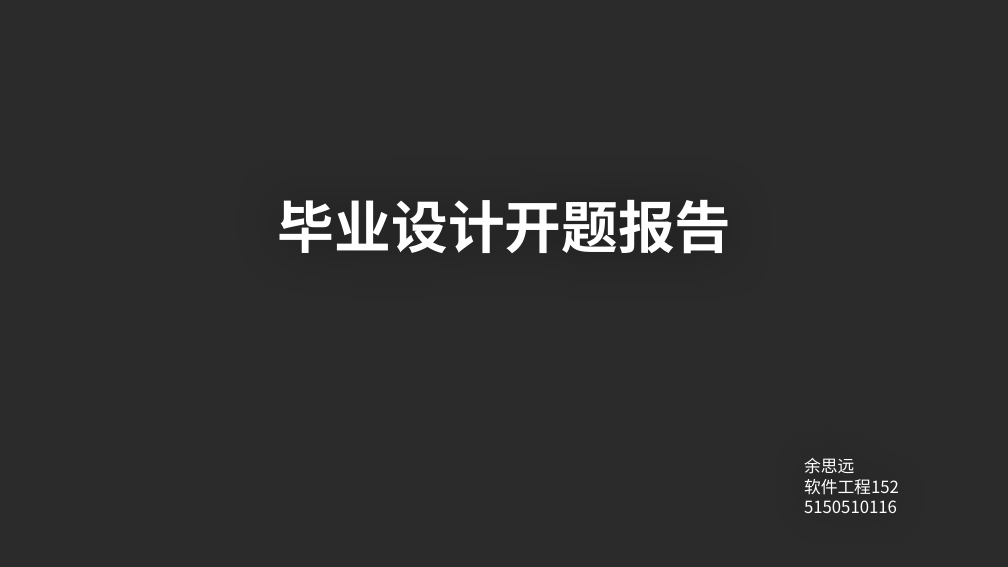
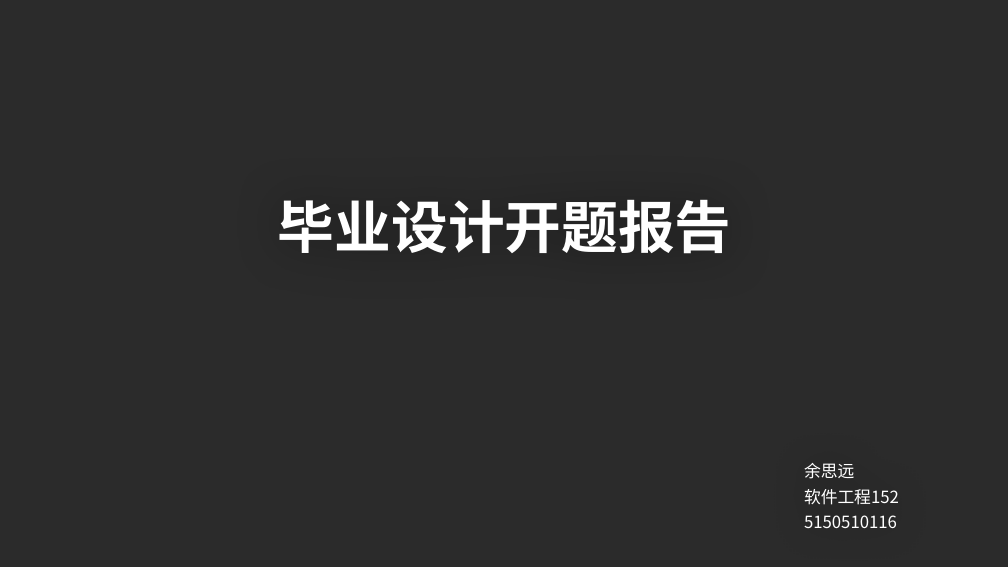
Before and after one commit to Adonis9703/learn-doc, a slide deck: slide 1 of 答辩/开题答辩.pptx. Drawn at 1008x567 pixels with LibreOffice and Linux fonts; fonts in the diff are those of the drawing; background and template pictures are left out; a plain dark background stands for a picture behind light text. Boxes give left, top, right and bottom in pixels: in the first picture for what was removed or moved away, otherwise in the second. Text is boxed around its words. In the diff, an @@ line names an element or a change of style, - is before the commit and + after.

Commit message:
update

```diff
--- a/答辩/开题答辩.pptx
+++ b/答辩/开题答辩.pptx
@@ text "余思远" at (804,463,899,528): line spacing 1 to 1.25 @@
```
Also in this commit, not shown: 8 slides added.
